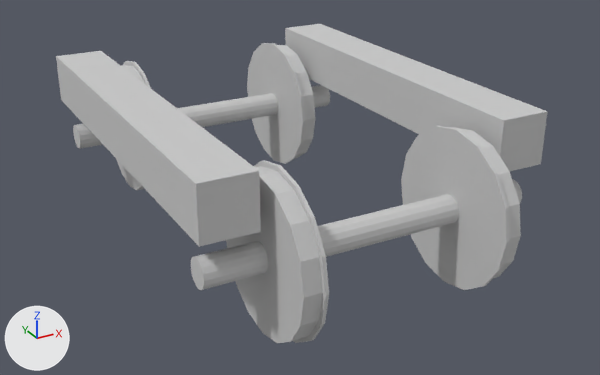
The Blender file Assets/OpenRailwaysSim/Map/bogie.blend as it was, and as the next commit left it.
One viewpoint serves both versions: a camera (50 mm lens) standing at (-2.17, -4.25, 2.35) and looking at (0.09, -0.13, 0.29). Every picture has the same lights, and +X, +Y and +Z are marked at lower left.

In view in the first picture: 'Axle', 'Axle.001', 'Bogie.Frame.Left', 'Bogie.Frame.Right', 'Flange.Left', 'Flange.Left.001', 'Flange.Right', 'Flange.Right.001', 'Wheel.Left', 'Wheel.Left.001', 'Wheel.Right', 'Wheel.Right.001'.
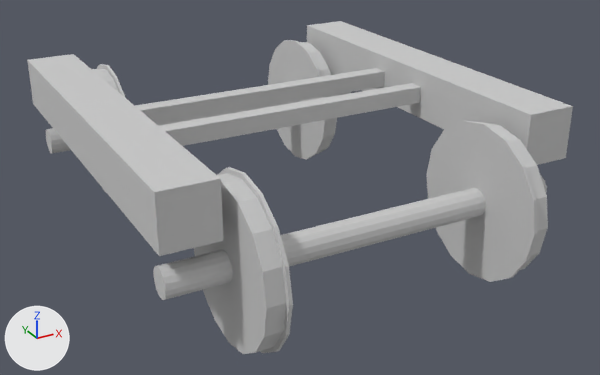
What the commit changed:
me_円柱 has 32 vertices, 18 faces and spans x -0.08..0.08, y -0.08..0.08, z -0.96..0.96.
me_円柱 is used by ob_axle_001; parent ob_wheelandaxle_001; location (0.0, 0.0, 0.0); rotation (0.0, 1.571, 0.0), in degrees (0, 90, 0).
me_円柱 part 1: the whole mesh is scaled about its middle by (1, 1, 1.19).
Object 'Wheel.Right.001' (ob_wheel_right_001) moves from (0.582, 0.0, 0.0) to (0.766, 0.0, 0.0).
Object 'Wheel.Left.001' (ob_wheel_left_001) moves from (-0.582, 0.0, 0.0) to (-0.766, 0.0, 0.0).
Object 'Flange.Right.001' (ob_flange_right_001) moves from (0.524, 0.0, 0.0) to (0.708, 0.0, 0.0).
Object 'Flange.Left.001' (ob_flange_left_001) moves from (-0.524, 0.0, 0.0) to (-0.708, 0.0, 0.0).
Object 'Flange.Left' (ob_flange_left) moves from (-0.524, 0.0, 0.0) to (-0.708, 0.0, 0.0).
Object 'Flange.Right' (ob_flange_right) moves from (0.524, 0.0, 0.0) to (0.708, 0.0, 0.0).
Object 'Wheel.Left' (ob_wheel_left) moves from (-0.582, 0.0, 0.0) to (-0.766, 0.0, 0.0).
Object 'Wheel.Right' (ob_wheel_right) moves from (0.582, 0.0, 0.0) to (0.766, 0.0, 0.0).
In object 'Bogie.Frame.Left' (ob_bogie_frame_left), parent is now set to ob_bogieframe.
Object 'Bogie.Frame.Left' (ob_bogie_frame_left) moves from (-0.85, 0.0, 0.8) to (0.0, 0.2, 0.0).
Object 'Bogie.Frame.Left' (ob_bogie_frame_left) is rescaled from (0.3, 2.4, 0.3) to (1.77, 0.1, 0.1).
In object 'Bogie.Frame.Right' (ob_bogie_frame_right), parent is now set to ob_bogieframe.
Object 'Bogie.Frame.Right' (ob_bogie_frame_right) moves from (0.85, 0.0, 0.8) to (0.0, -0.2, 0.0).
Object 'Bogie.Frame.Right' (ob_bogie_frame_right) is rescaled from (0.3, 2.4, 0.3) to (1.77, 0.1, 0.1).
Object 'BogieFrame' (ob_bogieframe) is new.
Its location is (0.0, 0.0, 0.8).
Object 'BogieFrame.Right' (ob_bogieframe_right) is new; it shows me_立方体_000.
Its parent is ob_bogieframe.
Its location is (1.034, 0.0, 0.0).
Its scale is (0.3, 2.4, 0.3).
Object 'BogieFrame.Left' (ob_bogieframe_left) is new; it shows me_立方体_001.
Its parent is ob_bogieframe.
Its location is (-1.034, 0.0, 0.0).
Its scale is (0.3, 2.4, 0.3).

Pixel boxes [x1, y1, x2, y2] of what changed, in the pictures (600 x 375 px; the box of a moved part takes in the faces that stretch with it):
'Bogie.Frame.Left', moved, rescaled
    before: [56, 51, 261, 247]
    after: [135, 68, 385, 124]
'Bogie.Frame.Right', moved, rescaled (57% shorter)
    before: [285, 24, 547, 171]
    after: [159, 83, 421, 146]
'BogieFrame.Left', added
    after: [27, 54, 223, 256]
'Flange.Right', moved
    before: [401, 126, 510, 290]
    after: [427, 120, 537, 282]
'Wheel.Left', moved
    before: [226, 166, 323, 343]
    after: [194, 173, 286, 354]
'BogieFrame.Right', added
    after: [307, 21, 573, 165]
'Axle', mesh rescaled (19% wider, 12% taller)
    before: [191, 179, 522, 290]
    after: [153, 175, 547, 300]
'Flange.Right.001', moved
    before: [247, 43, 305, 164]
    after: [268, 40, 327, 159]
'Axle.001', mesh rescaled
    before: [73, 85, 330, 149]
    after: [46, 92, 351, 154]
'Wheel.Right', moved
    before: [452, 127, 521, 278]
    after: [480, 122, 548, 270]
'Flange.Left', moved
    before: [254, 160, 329, 343]
    after: [217, 167, 293, 353]
'Wheel.Right.001', moved
    before: [277, 45, 315, 158]
    after: [299, 42, 337, 154]
'Wheel.Left.001', moved
    before: [116, 65, 145, 190]
    after: [92, 68, 119, 192]
'Flange.Left.001', moved
    before: [123, 61, 151, 88]
    after: [97, 64, 126, 98]
part 1 of me_円柱, moved or reshaped
    before: [73, 85, 522, 290]
    after: [46, 92, 547, 300]
